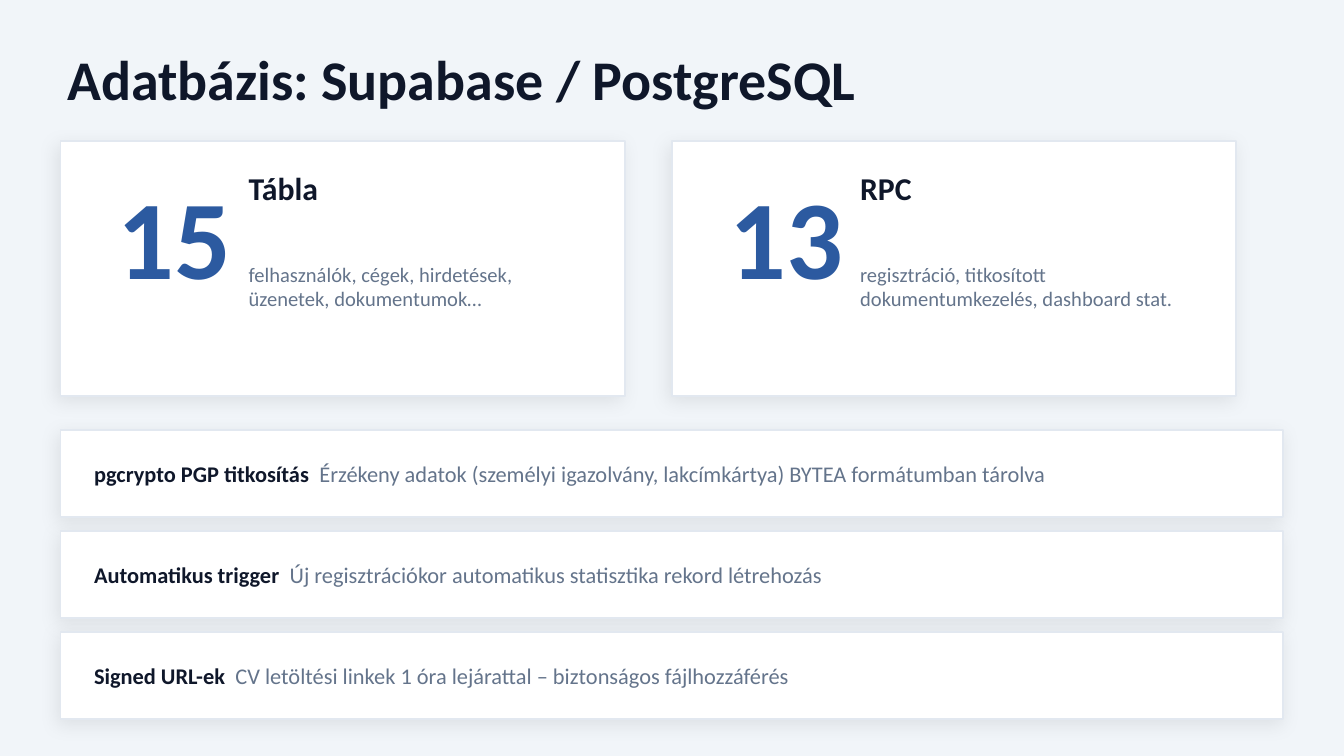
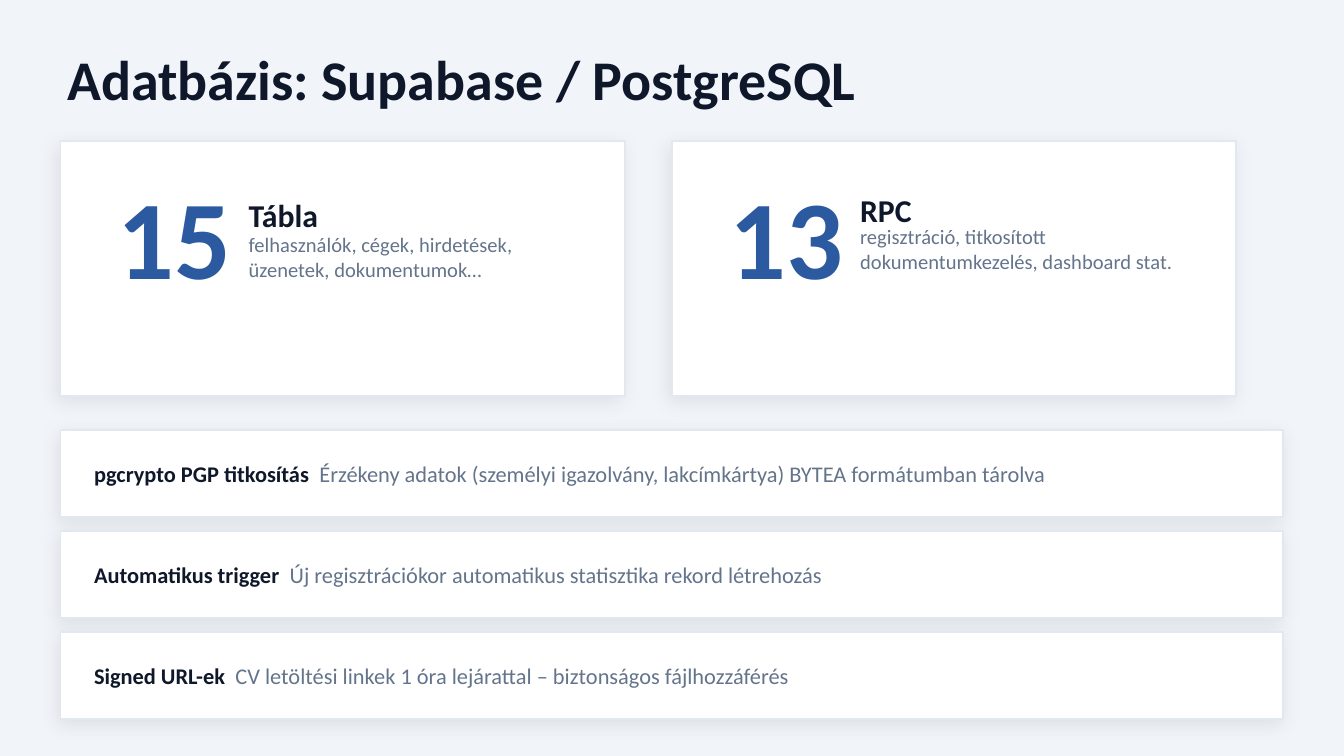
Before and after one commit to DomonkosTech/Orion, a slide deck: slide 7 of docs/Orion_Prezentacio.pptx. Drawn at 1344x756 pixels with LibreOffice and Linux fonts; fonts in the diff are those of the drawing. Boxes give left, top, right and bottom in pixels: in the first picture for what was removed or moved away, otherwise in the second. Text is boxed around its words. In the diff, an @@ line names an element or a change of style, - is before the commit and + after.

```diff
--- a/docs/Orion_Prezentacio.pptx
+++ b/docs/Orion_Prezentacio.pptx
@@ text "Tábla": place and size @@
-text "Tábla" at box(249, 177, 319, 201)
+text "Tábla" at box(249, 204, 319, 228)
@@ text "felhasználók, cégek, hirdetések, üzenetek, dokumentumok…": place and size @@
-text "felhasználók, cégek, hirdetések, üzenetek, dokumentumok…" at box(249, 268, 512, 309)
+text "felhasználók, cégek, hirdetések, üzenetek, dokumentumok…" at box(249, 238, 512, 280)
@@ text "RPC": place and size @@
-text "RPC" at box(860, 179, 912, 201)
+text "RPC" at box(860, 201, 912, 223)
@@ text "regisztráció, titkosított dokumentumkezelés, dashboard stat.": place and size @@
-text "regisztráció, titkosított dokumentumkezelés, dashboard stat." at box(860, 268, 1172, 309)
+text "regisztráció, titkosított dokumentumkezelés, dashboard stat." at box(860, 230, 1172, 272)
```
Also in this commit, not shown: 11 other slides changed, 5 slides added, 1 other file.
